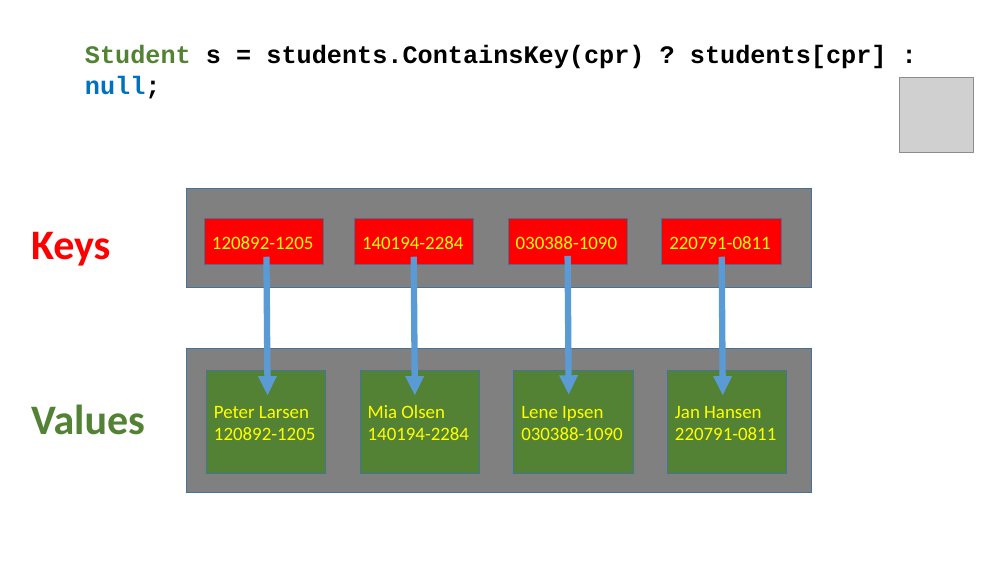
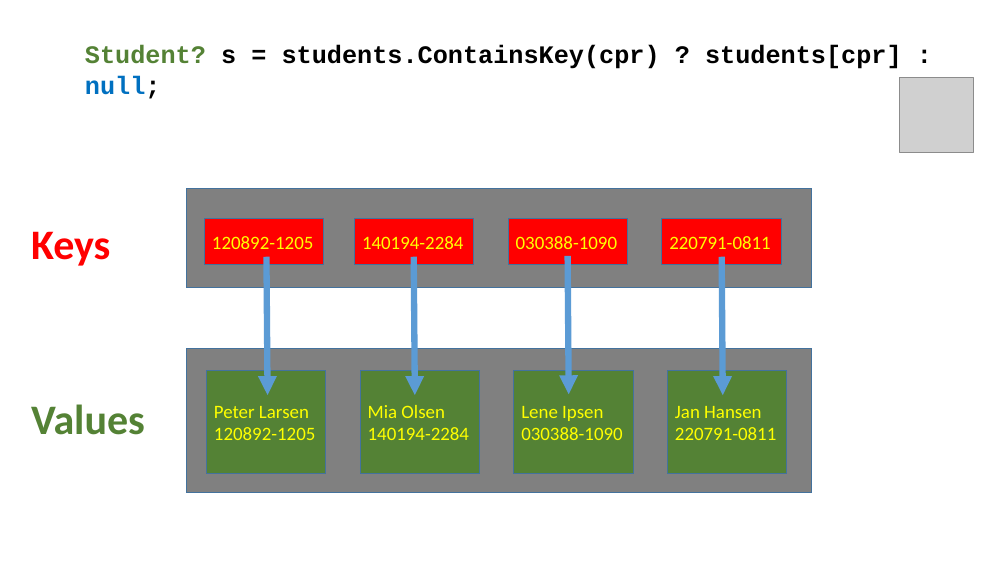
Before and after one commit to perslaursen/OOProg22, a slide deck: slide 18 of Chap/Prog02/Presentations/Dictionary.pptx. Drawn at 1008x567 pixels with LibreOffice and Linux fonts; fonts in the diff are those of the drawing; grey boxes stand for pictures. Boxes give left, top, right and bottom in pixels: in the first picture for what was removed or moved away, otherwise in the second. Text is boxed around its words. In the diff, an @@ line names an element or a change of style, - is before the commit and + after.

```diff
--- a/Chap/Prog02/Presentations/Dictionary.pptx
+++ b/Chap/Prog02/Presentations/Dictionary.pptx
@@ text at [85,45,902,99]: text changed @@
-Student s = students.ContainsKey(cpr) ? students[cpr] : null;
+Student? s = students.ContainsKey(cpr) ? students[cpr] : null;
```
Also in this commit, not shown: 1 other slide changed, 5 other files.
